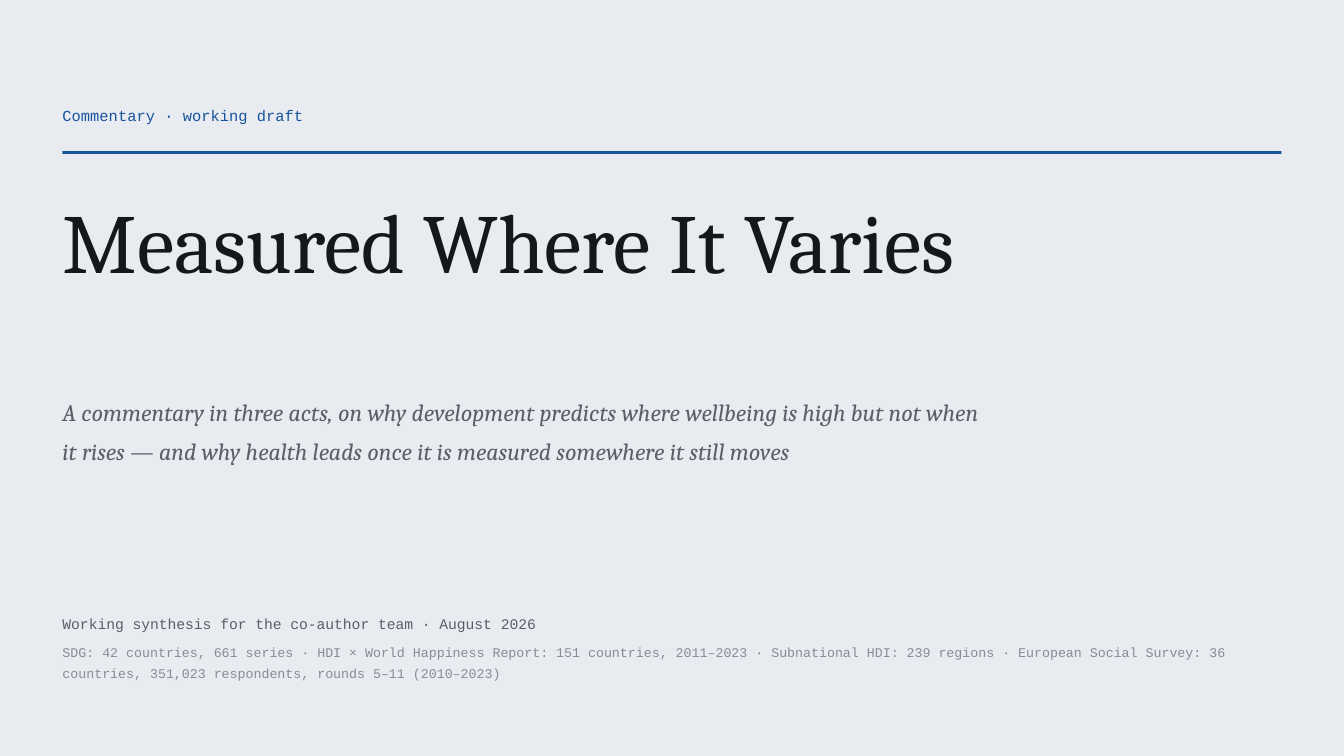
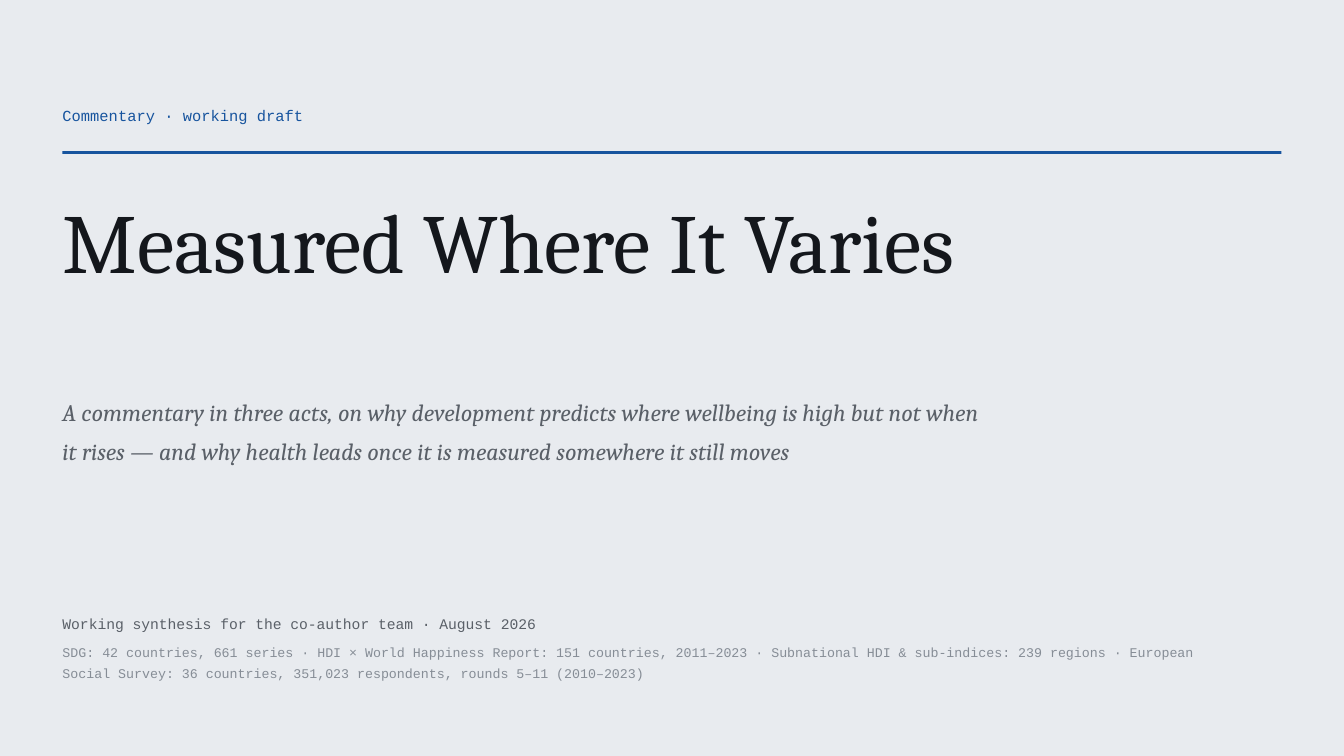
Before and after one commit to cwejnert/HDI-Happiness, a slide deck: slide 1 of deck/Measured_Where_It_Varies.pptx. Drawn at 1344x756 pixels with LibreOffice and Linux fonts; fonts in the diff are those of the drawing. Boxes give left, top, right and bottom in pixels: in the first picture for what was removed or moved away, otherwise in the second. Text is boxed around its words. In the diff, an @@ line names an element or a change of style, - is before the commit and + after.

```diff
--- a/deck/Measured_Where_It_Varies.pptx
+++ b/deck/Measured_Where_It_Varies.pptx
@@ text at box(62, 647, 1194, 681): text changed @@
-SDG: 42 countries, 661 series · HDI × World Happiness Report: 151 countries, 2011–2023 · Subnational HDI: 239 regions · European Social Survey: 36 countries, 351,023 respondents, rounds 5–11 (2010–2023)
+SDG: 42 countries, 661 series · HDI × World Happiness Report: 151 countries, 2011–2023 · Subnational HDI & sub-indices: 239 regions · European Social Survey: 36 countries, 351,023 respondents, rounds 5–11 (2010–2023)
```
Also in this commit, not shown: 2 other slides changed, 1 slide added, 3 other files.
